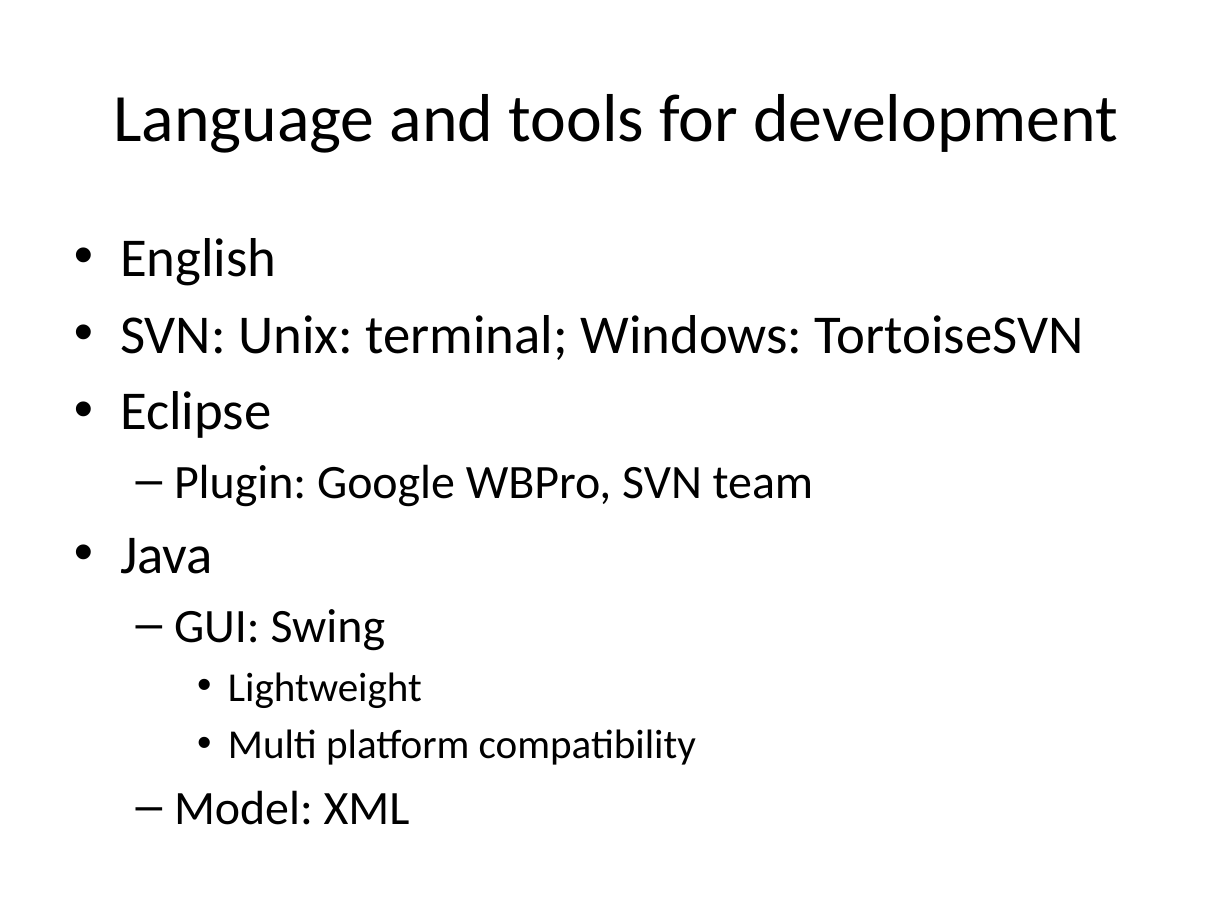
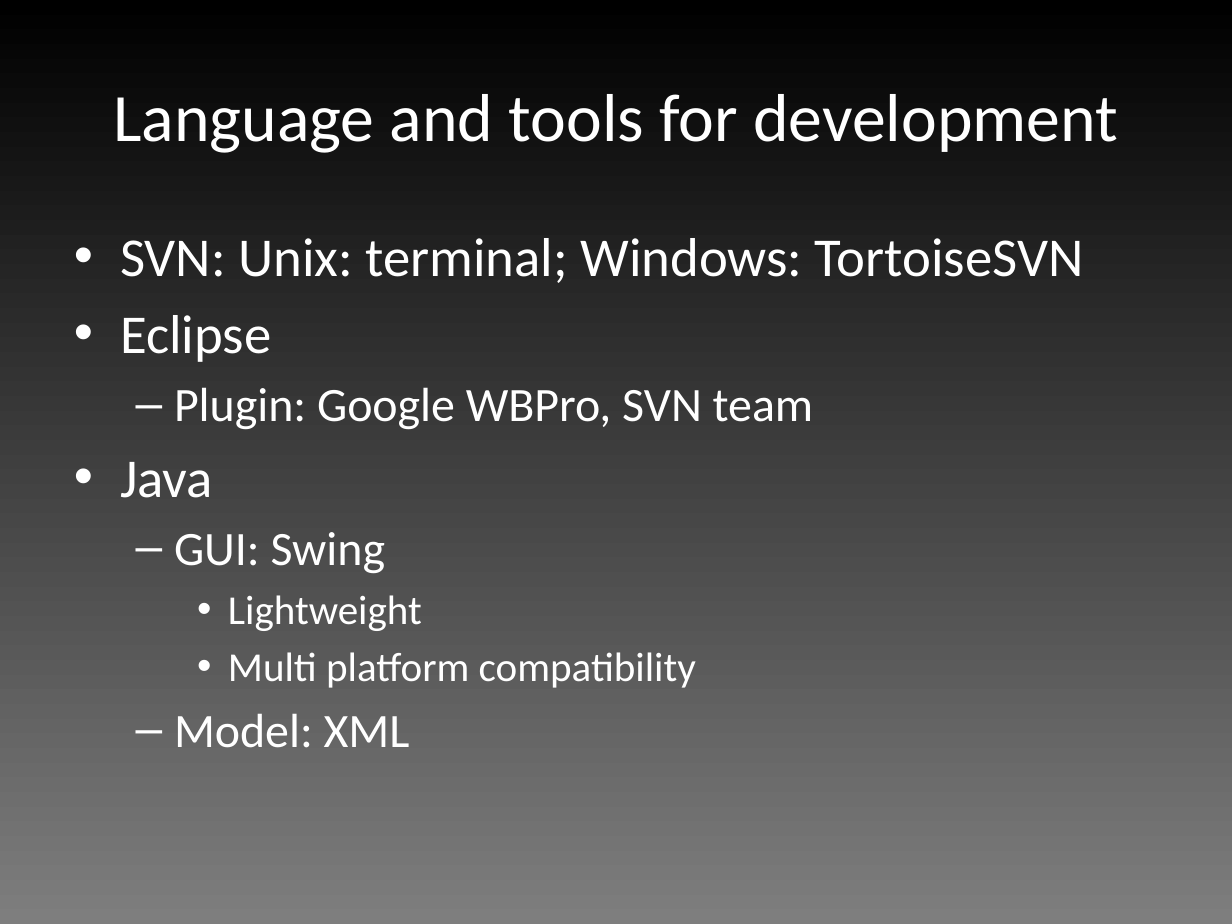
Before and after one commit to edderick/RunwayRedeclaration, a slide deck: slide 3 of doc/D2/Slides.pptx. Drawn at 1232x924 pixels with LibreOffice and Linux fonts; fonts in the diff are those of the drawing. Boxes give left, top, right and bottom in pixels: in the first picture for what was removed or moved away, otherwise in the second. Text is boxed around its words. In the diff, an @@ line names an element or a change of style, - is before the commit and + after.

```diff
--- a/doc/D2/Slides.pptx
+++ b/doc/D2/Slides.pptx
@@ background #FFFFFF to gradient #7F7F7F to #000000 @@
@@ title "Language and tools for development" at [113,94,1118,153]: text colour #000000 to #FFFFFF @@
@@ text "SVN: Unix: terminal; Windows: TortoiseSVN" at [120,238,1084,748]: text colour #000000 to #FFFFFF @@
@@ text at [120,238,276,286]: paragraph removed @@
-• English
```
Also in this commit, not shown: 8 other slides changed, 1 slide added.
